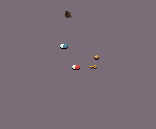
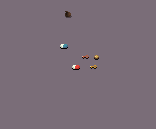
Revision of a layered 156 x 129 image; what changed, layer by layer:
added group "BronzeKey" with 4 layers above "GoldenKey" over [82, 55, 89, 59]
added layer "BronzeKey01.png" in group "BronzeKey" over [82, 55, 89, 59]
added layer "BronzeKey02.png" in group "BronzeKey" over [82, 55, 89, 59]
added layer "BronzeKey03.png" in group "BronzeKey" over [82, 55, 89, 59]
added layer "BronzeKey04.png" in group "BronzeKey" over [82, 55, 89, 59]
